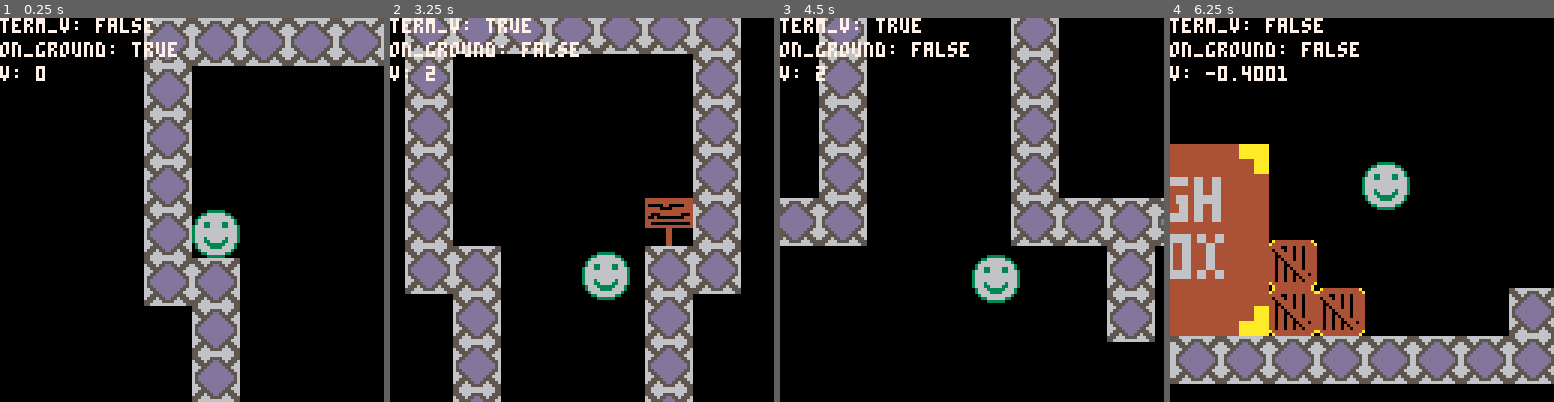
Above: before the commit, frames 1-4 (left to right).
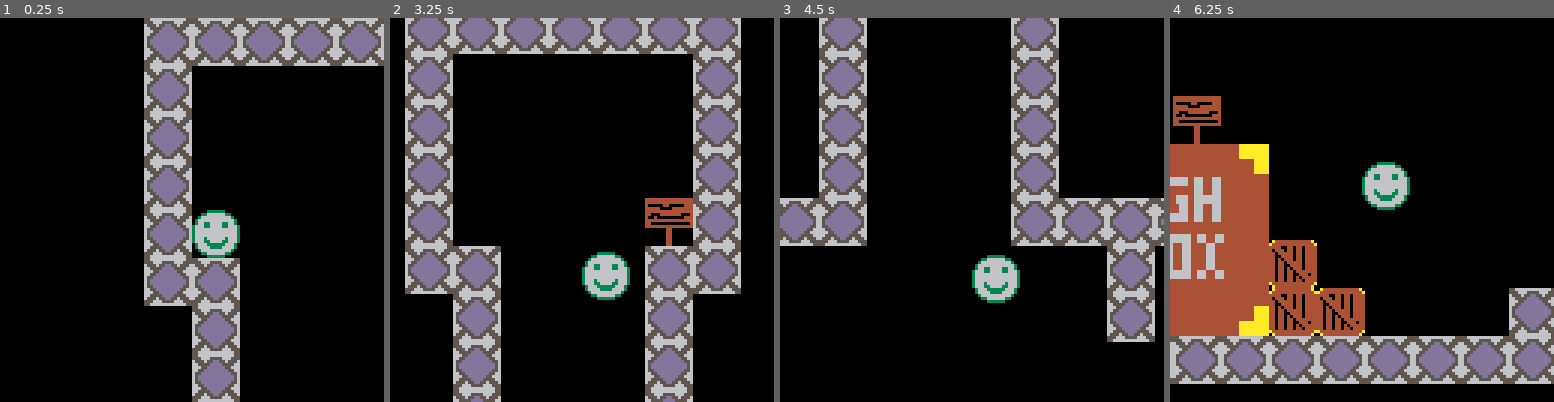
Above: after the commit, the same moments.

Repository: alixnovosi/boxventure
Game: PICO-8 cartridge boxventure.p8
Same seed, same stepped clock (60 frames per second), same inputs: the game is played once before the commit and once after it.
Inputs:
- Up to frame 1 (0.25 s): no input
- Up to frame 2 (3.25 s): tap O (Z key) at 0.33, 0.7, 1.43, 2.22, 3.1 s; tap X (X key) at 1.07, 2.07, 2.4, 2.73, 3.07 s; hold Left 1.97-2.37 s; hold Down 2.42-2.82 s; hold Right from 2.87 s (still down)
- Up to frame 3 (4.5 s): tap X (X key) every 0.33 s from 3.4 to 4.4 s; release Right at 3.53 s; hold Up 3.58-4.08 s; tap O (Z key) at 3.98 s; hold Right from 4.13 s (still down)
- Up to frame 4 (6.25 s): release Right at 4.53 s; hold Down 4.58-5.08 s; tap X (X key) every 0.33 s from 4.73 to 6.07 s; tap O (Z key) at 4.87, 5.75 s; hold Left 5.13-5.8 s; hold Up 5.85-6.18 s; hold Left from 6.23 s (still down)

The runs differ from the first frame. In frame 1, 1.5% of the frame differs, in the area x 0-47%, y 0-17%; in frame 2, 1.5%; in frame 3, 1.5%; in frame 4, 2.6%, in the area x 0-50%, y 0-33%.

Commit message:
make signs work properly, improve credits

Diff:
--- a/boxventure.p8
+++ b/boxventure.p8
@@ -115,8 +115,6 @@
 
     -- I'm not even sure how this happened
     if player.vv == -0 then player.vv = 0 end
-
-    debug_update("v", player.vv)
 end
 
 function at_terminal_velocity()
@@ -124,7 +122,7 @@
         return false
     end
 
-    if player.vv < player.term_v then return false end
+    if (player.vv < player.term_v) return false
 
     return true
 end
@@ -133,13 +131,18 @@
     -- TODO make fuzzy
     col = to_cell(flr(player.x + player.width / 2))
     row = to_cell(flr(player.y + player.height / 2))
+
+    if level.sign_open then
+        level.sign_open = false
+    end
 
     -- exit
     if fget(mget(col, row), 1) then
         run_credits()
     elseif fget(mget(col, row), 2) then
         touch_object(col, row)
-    elseif mget(col, row) == 37 then
+    elseif mget(col, row) == 37 and not level.sign_open then
+        level.sign_open = true
         read_sign(col, row)
     end
 end
@@ -158,34 +161,39 @@
     end
 end
 
+function draw_sign()
+    if not level.sign_open then
+        return
+    end
+
+    text_offset = 4
+    border_color = 9
+    textbox_bg_color = 0
+    off_x, off_y = camera_relative_top_left()
+
+    textbox_pos = {
+        x0 = off_x + cell_size,
+        y0 = off_y,
+        x1 = off_x + 7 * cell_size - 1,
+        y1 = off_y + 2 * cell_size,
+    }
+
+    -- two-line border to look cool.
+    rect(textbox_pos.x0, textbox_pos.y0, textbox_pos.x1, textbox_pos.y1, border_color)
+    rectfill(textbox_pos.x0 + 1, textbox_pos.y0 + 1, textbox_pos.x1 - 1, textbox_pos.y1 - 1,
+        textbox_bg_color)
+    rect(textbox_pos.x0 + 2, textbox_pos.y0 + 2, textbox_pos.x1 - 2, textbox_pos.y1 - 2,
+        border_color)
+    print(level.last_sign_text, textbox_pos.x0 + text_offset, textbox_pos.y0 + text_offset, 7)
+end
+
 -- this function will be easier if it always gets the upper-left col/row
 function read_sign(col, row)
-    text_offset = 4
-    textbox_pos = {
-        x0 = camera_obj.x + camera_offset,
-        y0 = camera_obj.x + camera_offset + 15,
-        x1 = camera_obj.x + camera_offset + 30,
-        x1 = camera_obj.x + camera_offset + 256,
-    }
-
-    rectfill(0, 0, 1000, 1000, 9)
-    x_collision = {}
-    for x=player.x, player.x+30 do
-        for y=player.y, player.y+30 do
-            add(player.x_collision, {x=x, y=y})
-        end
-    end
-
-    for pixel in all(x_collision) do
-        circfill(pixel.x, pixel.y, 0, 9)
-    end
-    rectfill(player.x-2, player.y-2, player.x+30, player.y+30, 9)
-    print(textbox_pos.x0 + text_offset, textbox_pos.y0 + text_offset,
-    "This is a text box")
-
-    debug_update("textbox_pos.x0", textbox_pos.x0)
-    debug_update("debug", camera_obj.x + camera_offset)
-
+    for sign in all(level.signs) do
+        if sign.x * spritescale == col and sign.y * spritescale == row then
+            level.last_sign_text = sign.text
+        end
+    end
 end
 
 function run_credits()
@@ -198,7 +206,6 @@
 function draw_credits()
     cls()
     print(credits.text, credits.x, credits.y, 7)
-    print("press buttons o + x to restart", credits.x, credits.y + base_cell_size, 7)
 end
 
 function move_credits()
@@ -400,15 +407,19 @@
     end
 end
 
+function camera_relative_top_left()
+    return camera_obj.x + camera_offset + -1 * cell_size * 4,
+    camera_obj.y + camera_offset + -1 * cell_size * 4
+end
+
 function draw_debug()
     if (level.debug) then
-        local off_x = -1 * cell_size * 4
-        local off_y = -1 * cell_size * 4
+        x, y = camera_relative_top_left()
+        local off_y = 0
 
         for entry in all(debug_table.kv_sequence) do
             local res = entry.k..": "..tostr(entry.v)
-            print(res, camera_obj.x + camera_offset + off_x,
-                camera_obj.y + camera_offset + off_y, 7)
+            print(res, x, y + off_y, 7)
 
             off_y += base_cell_size
         end
@@ -453,6 +464,7 @@
         draw_map()
         draw_player()
         draw_objects()
+        draw_sign()
         draw_debug()
     else
         draw_credits()
@@ -483,17 +495,30 @@
     level = {
         startx = 7 * cell_size,
         starty = 14 * cell_size,
+        sign_open = false,
+        last_sign_text = "",
         grav_acc = 0.2,
         mapx = 0,
         mapy = 0,
-        debug = true,
+        debug = false,
 
         -- these coordinates in cell_size cells
+        -- TODO text wrapping (a gigantic pain)
         signs = {
             {
                 x = 11,
                 y = 14,
-                text = "This is a test sign.",
+                text = "press (O) and (X) to\nreset position to here\npress (O) to close\nthese messages",
+            },
+            {
+                x = 12,
+                y = 26,
+                text = "something different",
+            },
+            {
+                x = 3,
+                y = 24,
+                text = "this is a bigh box",
             },
         },
         boxes = {
@@ -551,10 +576,10 @@
     }
 
     credits = {
-        text = "you did it!",
+        text = "you did it!\npress buttons (O) + (X)\nto restart!\n(you can also move these " ..
+        "\ncredits around with the arrows)" ..
+        "\n\n\n\n\n\n\n\n\n\n\n\nmade by alixnovosi",
     }
-
-    draw_map()
 end
 __gfx__
 00000000556666666666665500000000000000000a444444444444a0aaaaaaaaaa44444444444444444444444444444444444444444444aaaaaaaaaa00000000
